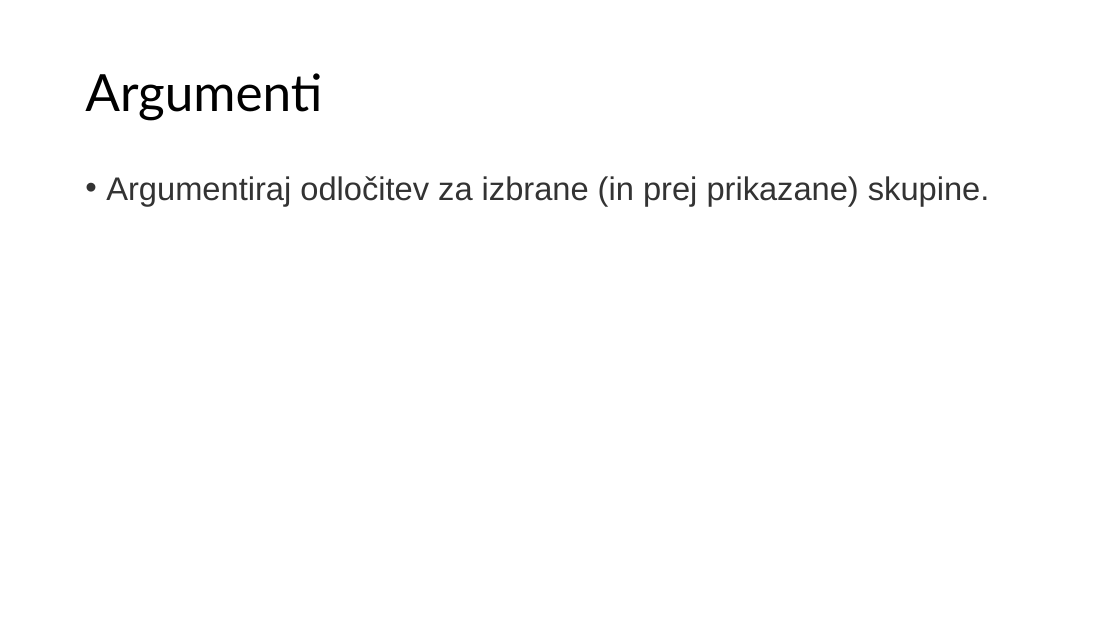
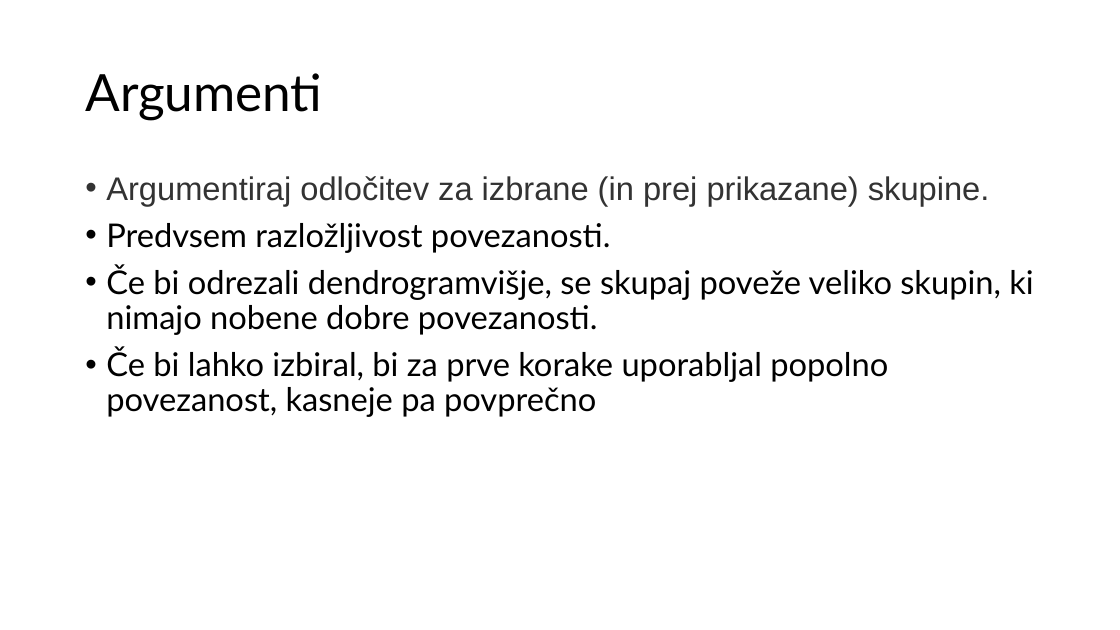
Before and after one commit to MatevzVidovic/UOZP, a slide deck: slide 6 of Aljaz/Naloga1/Aljaž_Rakovec_hw1.pptx (slide 4 before the commit). Drawn at 1120x630 pixels with LibreOffice and Linux fonts; fonts in the diff are those of the drawing. Boxes give left, top, right and bottom in pixels: in the first picture for what was removed or moved away, otherwise in the second. Text is boxed around its words. In the diff, an @@ line names an element or a change of style, - is before the commit and + after.

```diff
--- a/Aljaz/Naloga1/Aljaž_Rakovec_hw1.pptx
+++ b/Aljaz/Naloga1/Aljaž_Rakovec_hw1.pptx
@@ text at (x1=106, y1=223, x2=1033, y2=417): paragraphs added @@
+• Predvsem razložljivost povezanosti.
+• Če bi odrezali dendrogramvišje, se skupaj poveže veliko skupin, ki nimajo nobene dobre povezanosti.
+• Če bi lahko izbiral, bi za prve korake uporabljal popolno povezanost, kasneje pa povprečno
```
Also in this commit, not shown: 2 other slides changed, 3 slides added, 1 slide removed, 3 other files.
